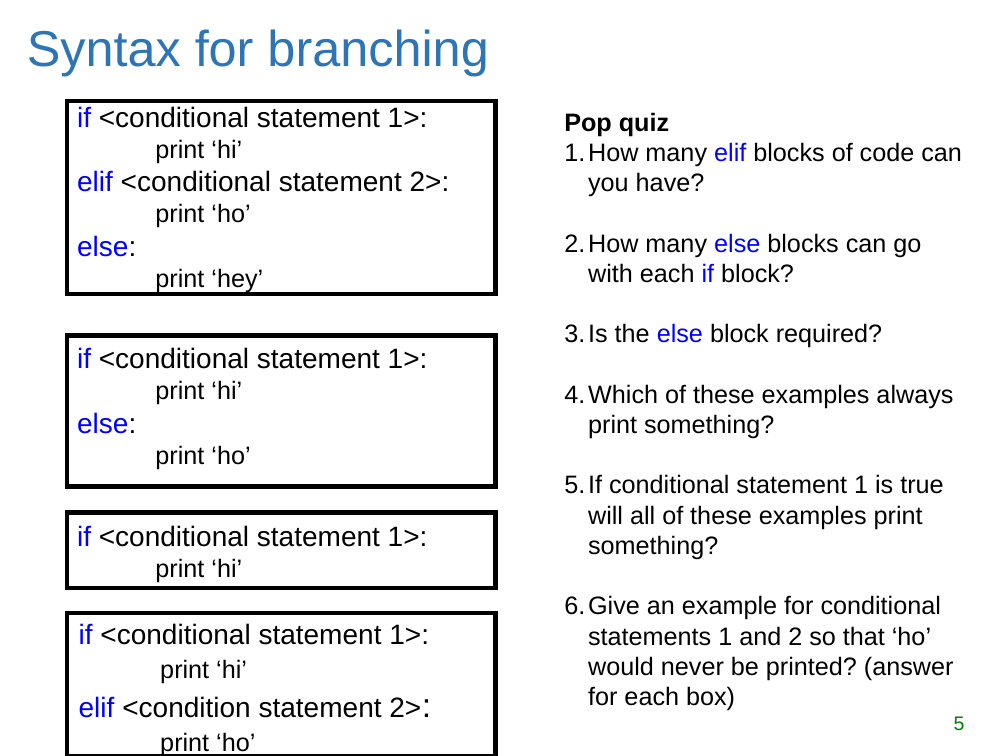
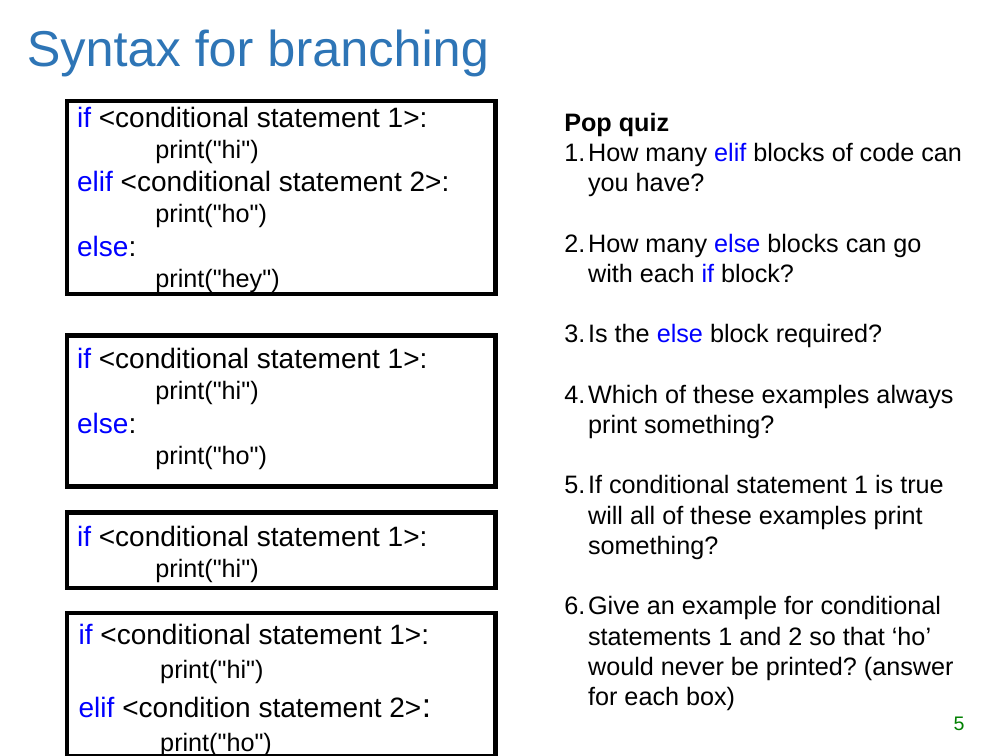
Before and after one commit to lgtateos/gis540, a slide deck: slide 5 of slides/decisionMaking.ppt. Drawn at 1008x756 pixels with LibreOffice and Linux fonts; fonts in the diff are those of the drawing. Boxes give left, top, right and bottom in pixels: in the first picture for what was removed or moved away, otherwise in the second. Text is boxed around its words. In the diff, an @@ line names an element or a change of style, - is before the commit and + after.

Commit message:
Update slides
Python 3 print statements, consistent quotation marks, newer conditionalSound.py, sort appendix

```diff
--- a/slides/decisionMaking.ppt
+++ b/slides/decisionMaking.ppt
@@ text at [155,139,258,163]: text changed @@
-    print ‘hi’
+    print("hi")
@@ text at [155,203,267,228]: text changed @@
-    print ‘ho’
+    print("ho")
@@ text at [155,268,279,292]: text changed @@
-    print ‘hey’
+    print("hey")
@@ text at [155,380,258,405]: text changed @@
-    print ‘hi’
+    print("hi")
@@ text at [155,445,267,470]: text changed @@
-    print ‘ho’
+    print("ho")
@@ text at [155,558,258,582]: text changed @@
-    print ‘hi’
+    print("hi")
@@ text at [160,659,263,683]: text changed @@
-    print ‘hi’
+    print("hi")
@@ text at [160,732,272,756]: text changed @@
-    print ‘ho’
+    print("ho")
```
Also in this commit, not shown: 10 other slides changed, 2 slides added.
